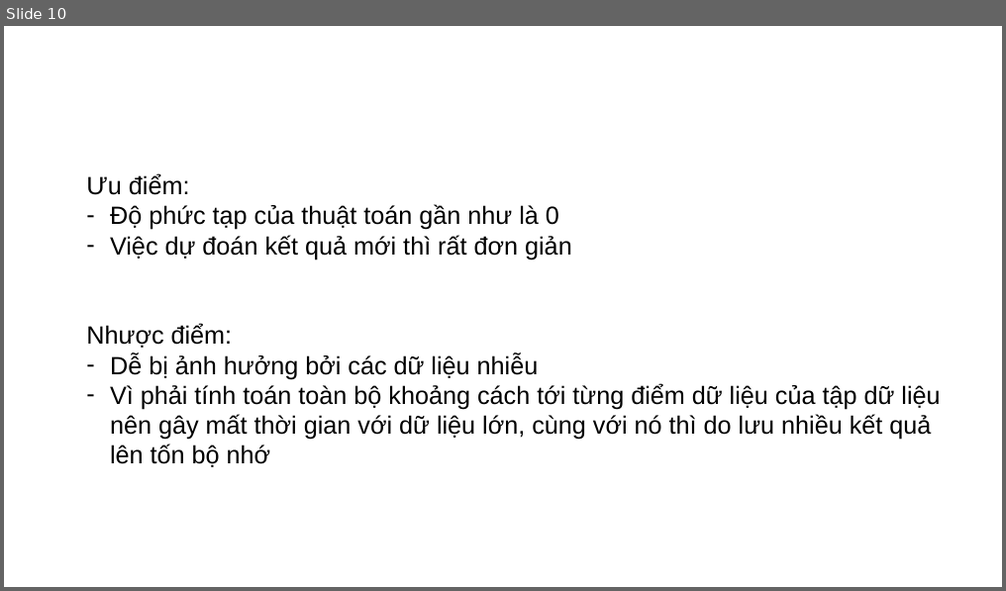
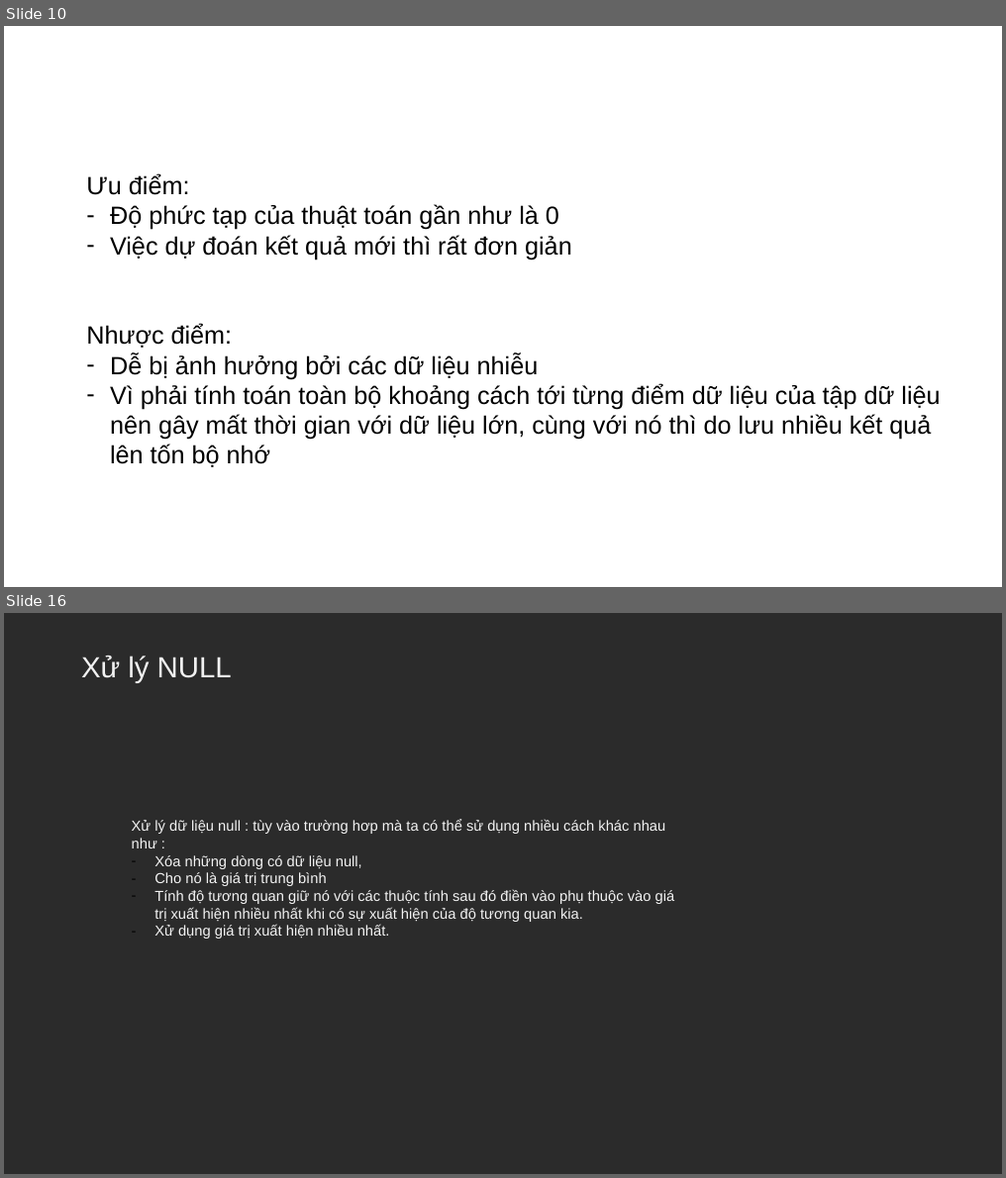
Before and after one commit to doanquocnhan/Credit-Card-Fraud-Detection-Using-KNN, a slide deck: BaoCao_4Tuandau.pptx. Shown one above the other, each under a label of ours: slide 10 before the commit, slides 10 and 16 after it; the slides between them are not shown. The pictures are 1006x591 and 1006x1178 pixels, drawn with LibreOffice and Linux fonts; fonts in the diff are those of the drawing; background and template pictures are left out; a plain dark background stands for a picture behind light text. Boxes give left, top, right and bottom in pixels: in the first picture for what was removed or moved away, otherwise in the second. Text is boxed around its words. In the diff, an @@ line names an element or a change of style, - is before the commit and + after.

```diff
--- a/BaoCao_4Tuandau.pptx
+++ b/BaoCao_4Tuandau.pptx
@@ slide 16 added at <box>4,613,1002,1174</box>, background picture (left out) @@
@@ text added at <box>81,656,232,683</box>, 28 pt, text #F2F2F2 @@
+Xử lý NULL
@@ text added at <box>132,820,675,939</box>, 14 pt, text #F2F2F2 @@
+Xử lý dữ liệu null : tùy vào trường hơp mà ta có thể sử dụng nhiều cách khác nhau như :
+– Xóa những dòng có dữ liệu null,
+– Cho nó là giá trị trung bình
+– Tính độ tương quan giữ nó với các thuộc tính sau đó điền vào phụ thuộc vào giá trị xuất hiện nhiều nhất khi có sự xuất hiện của độ tương quan kia.
+– Xử dụng giá trị xuất hiện nhiều nhất.
```
Also in this commit, not shown: 3 slides changed, 4 other slides added.
